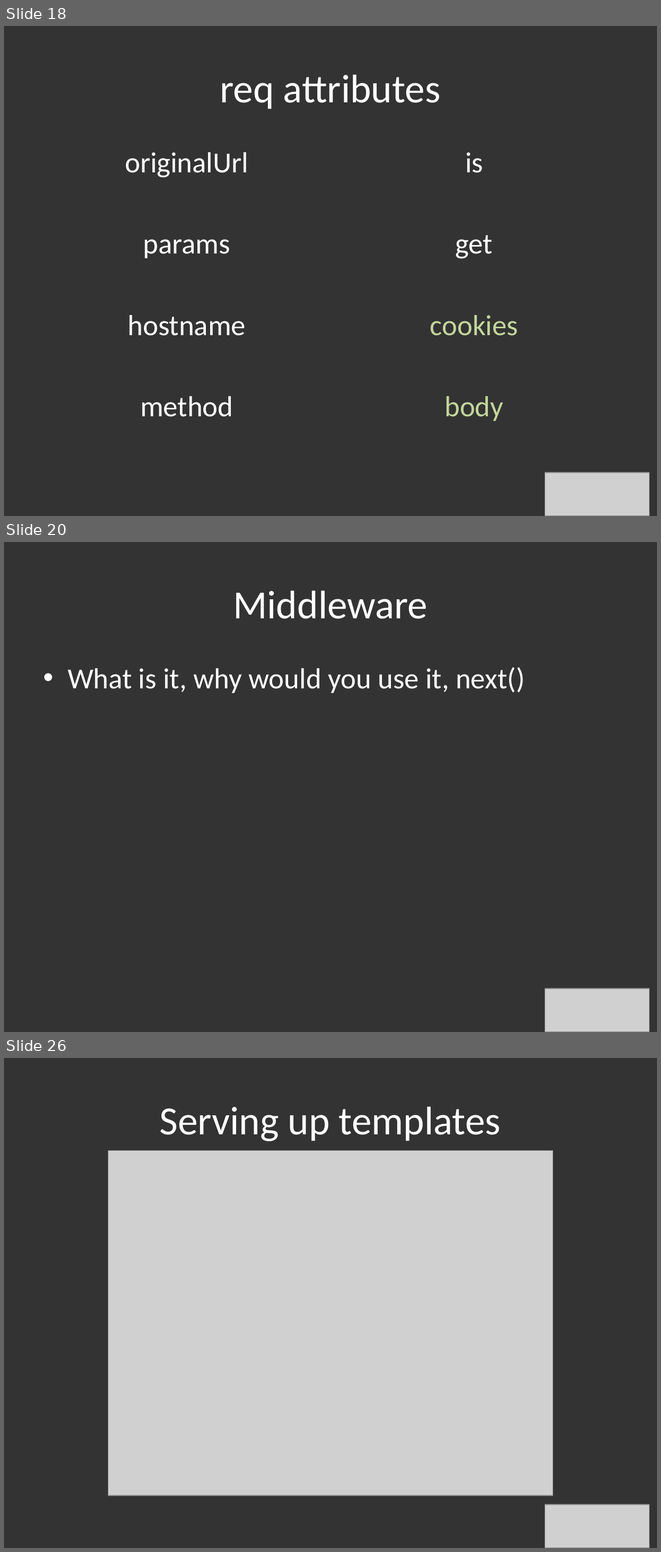
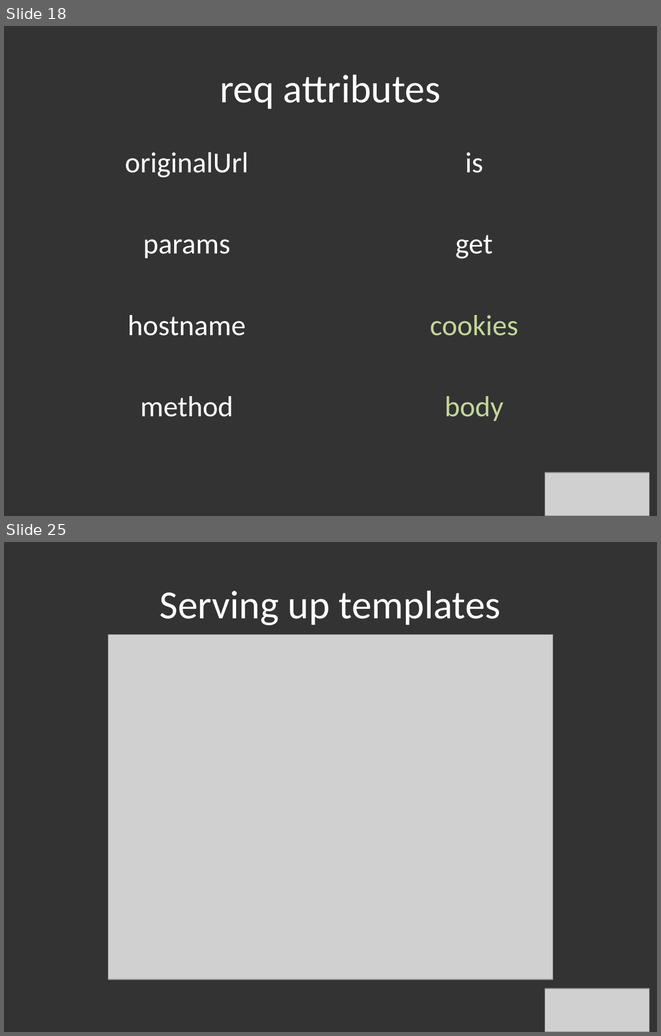
Before and after one commit to hlfshell/node.jSTL-Intro-Series---An-Introduction-to-Express, a slide deck: nodejs intro to express.pptx. Shown one above the other, each under a label of ours: slides 18, 20 and 26 before the commit, slides 18 and 25 after it; the slides between them are not shown. The pictures are 661x1552 and 661x1036 pixels, drawn with LibreOffice and Linux fonts; fonts in the diff are those of the drawing; grey boxes stand for pictures. Boxes give left, top, right and bottom in pixels: in the first picture for what was removed or moved away, otherwise in the second. Text is boxed around its words. In the diff, an @@ line names an element or a change of style, - is before the commit and + after.

```diff
--- a/nodejs intro to express.pptx
+++ b/nodejs intro to express.pptx
@@ slide 20 removed at <box>4,542,657,1032</box>, background #333333 @@
@@ title removed at <box>233,590,427,619</box> @@
-Middleware
@@ text removed at <box>68,667,525,693</box> @@
-• What is it, why would you use it, next()
@@ picture removed at <box>545,988,649,1032</box> @@
@@ what was slide 26 is now slide 25 @@
```
Also in this commit, not shown: 6 slides changed, 2 slides added, 3 other slides removed, 7 other files.
